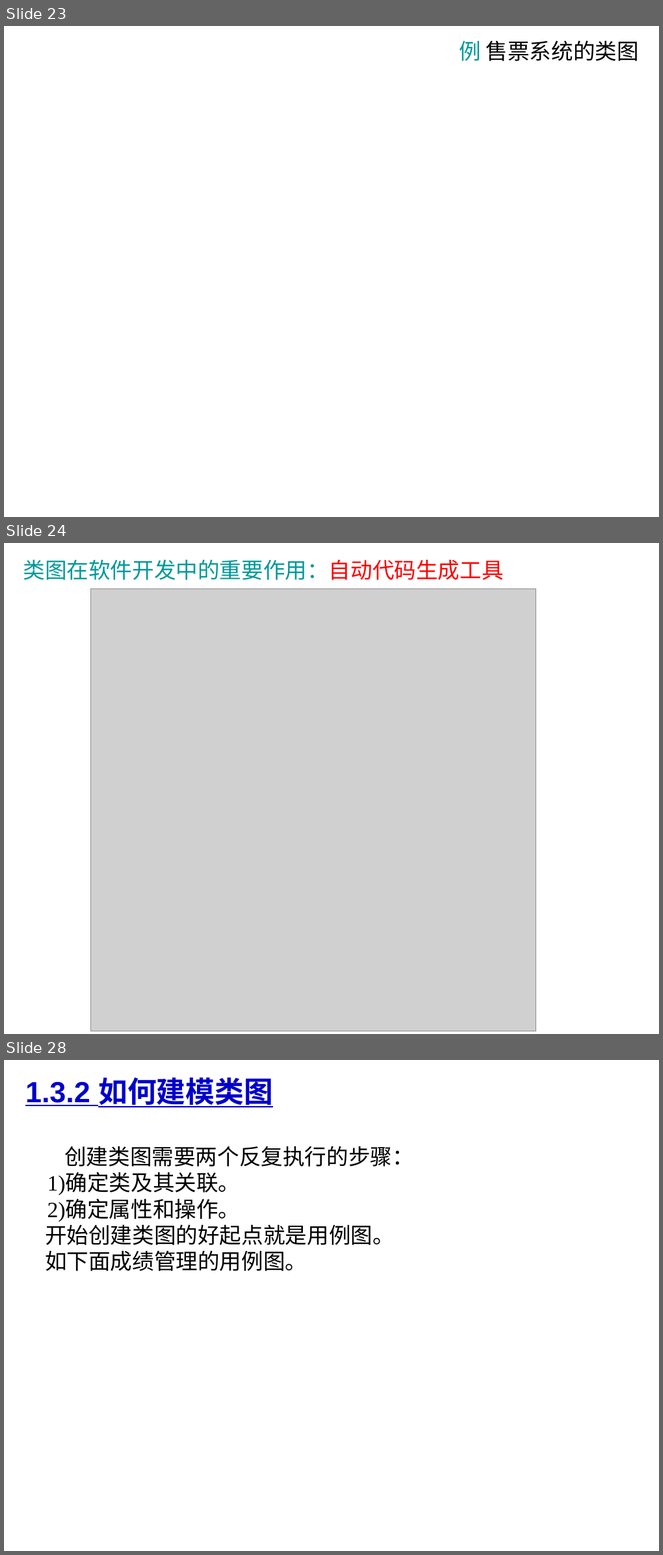
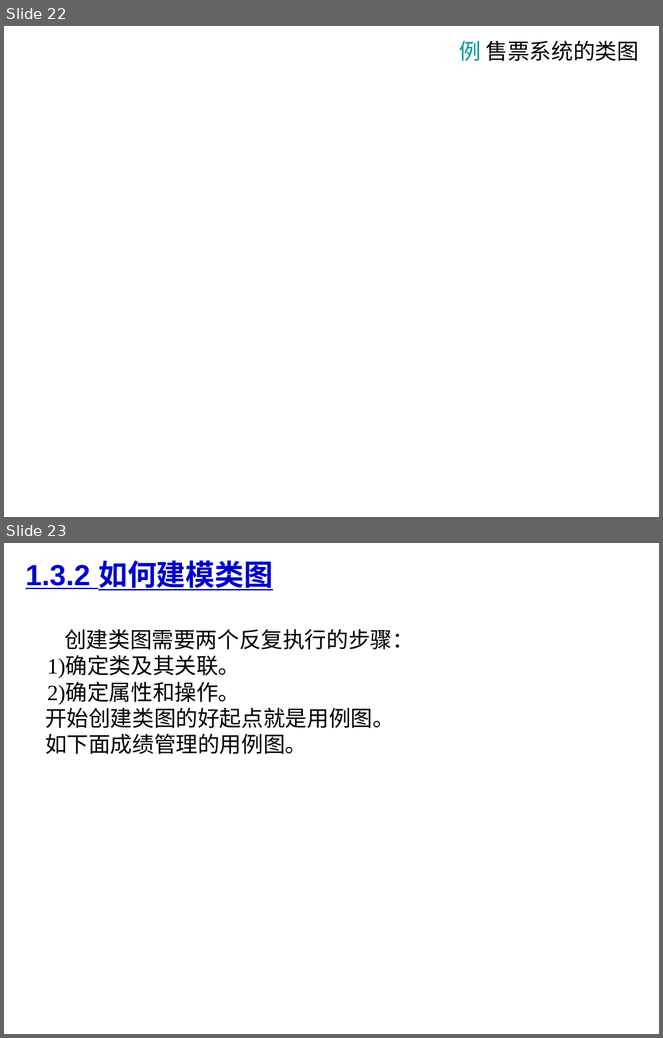
Before and after one commit to Zhangyucong0210/UML_DataBase, a slide deck: PPT/1.3类图.ppt. Shown one above the other, each under a label of ours: slides 23, 24 and 28 before the commit, slides 22 and 23 after it; the slides between them are not shown. The pictures are 663x1555 and 663x1038 pixels, drawn with LibreOffice and Linux fonts; fonts in the diff are those of the drawing; grey boxes stand for pictures; background and template pictures are left out. Boxes give left, top, right and bottom in pixels: in the first picture for what was removed or moved away, otherwise in the second. Text is boxed around its words. In the diff, an @@ line names an element or a change of style, - is before the commit and + after.

```diff
--- a/PPT/1.3类图.ppt
+++ b/PPT/1.3类图.ppt
@@ slide 24 removed at (x1=4, y1=543, x2=659, y2=1034), background #FFFFFF @@
@@ text removed at (x1=23, y1=559, x2=503, y2=580) @@
-类图在软件开发中的重要作用：自动代码生成工具
@@ picture removed at (x1=91, y1=589, x2=537, y2=1031) @@
@@ what was slide 23 is now slide 22 @@
@@ what was slide 28 is now slide 23 @@
```
Also in this commit, not shown: 1 slide changed, 4 other slides removed, 31 other files.
